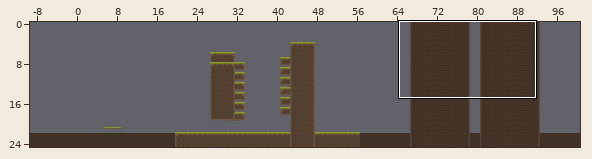
A Tiled map gets an edit: Tiled/Maps/1_Forest/level_1_05.tmx. The first picture is a wide view before the edit; the outline marks the close-up.
Close-up. First the earlier version:
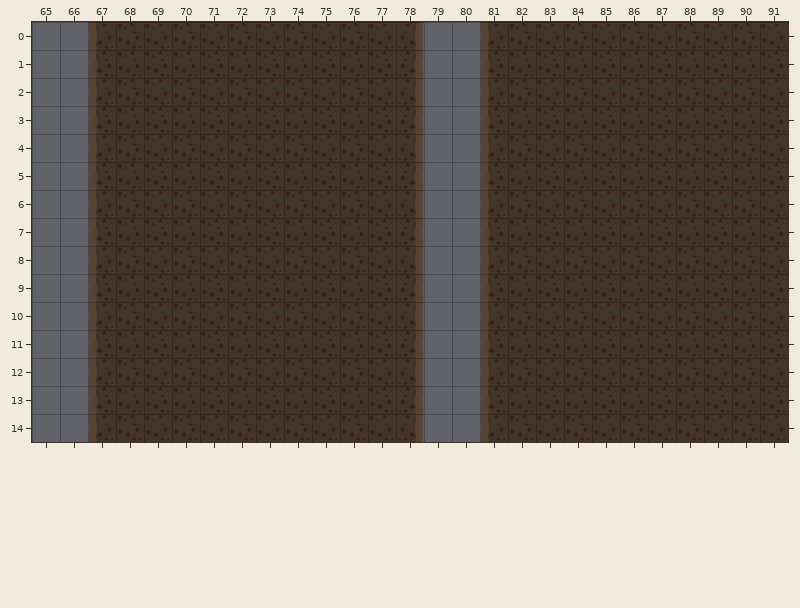
Cells are 128x128 px. Shown: x 65..91, y 0..14. The commit also changed other parts of the map, which this record leaves out. The old version is drawn lined up with the new one.
Once edited:
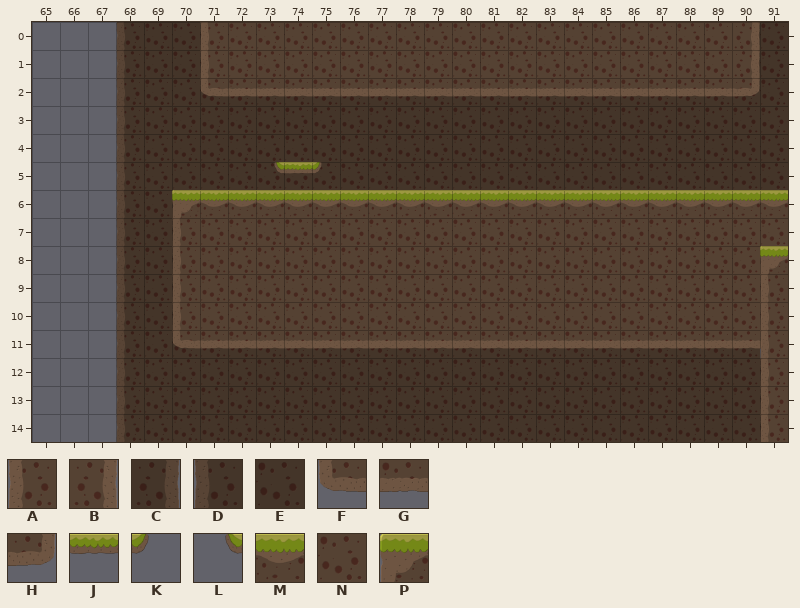
Key: from "forest": A 20 "9_left", B 21 "10_right", C 22 "11_right", D 23 "12_left", E 24 "13_center", F 28 "17_left", G 29 "18_mid", H 30 "19_right", J 31 "20_mid", K 32 "21_right", L 33 "22_left", M 34 "A", N 35 "B", P 36 "C".
_ is an empty cell, # one hidden under a higher layer.
Change:
{"change": "map size 200x25 -> 120x25 cells (old content now starts at -64,0; both pictures use the new coordinates)"}
{"where": "layer \"Decor\""}
{"y":0,"x":67,"old":"DE","new":"_D"}
{"y":0,"x":78,"old":"C","new":"#"}
{"y":0,"x":81,"old":"D","new":"#"}
{"y":1,"x":67,"old":"DE","new":"_D"}
{"y":1,"x":78,"old":"C","new":"#"}
{"y":1,"x":81,"old":"D","new":"#"}
{"y":2,"x":67,"old":"DE","new":"_D"}
{"y":2,"x":78,"old":"C__D","new":"EEEE"}
{"y":3,"x":67,"old":"DE","new":"_D"}
{"y":3,"x":78,"old":"C__D","new":"EEEE"}
{"y":4,"x":67,"old":"DE","new":"_D"}
{"y":4,"x":78,"old":"C__D","new":"EEEE"}
{"y":5,"x":67,"old":"DE","new":"_D"}
{"y":5,"x":78,"old":"C__D","new":"EEEE"}
{"y":6,"x":67,"old":"DE","new":"_D"}
{"y":6,"x":78,"old":"C","new":"#"}
{"y":6,"x":81,"old":"D","new":"#"}
{"y":7,"x":67,"old":"DE","new":"_D"}
{"y":7,"x":78,"old":"C","new":"#"}
{"y":7,"x":81,"old":"D","new":"#"}
{"y":8,"x":67,"old":"DE","new":"_D"}
{"y":8,"x":78,"old":"C","new":"#"}
{"y":8,"x":81,"old":"D","new":"#"}
{"y":8,"x":91,"old":"E","new":"N"}
{"y":9,"x":67,"old":"DE","new":"_D"}
{"y":9,"x":78,"old":"C","new":"#"}
{"y":9,"x":81,"old":"D","new":"#"}
{"y":9,"x":91,"old":"E","new":"N"}
{"y":10,"x":67,"old":"DE","new":"_D"}
{"y":10,"x":78,"old":"C","new":"#"}
{"y":10,"x":81,"old":"D","new":"#"}
{"y":10,"x":91,"old":"E","new":"N"}
{"y":11,"x":67,"old":"DE","new":"_D"}
{"y":11,"x":78,"old":"C__D","new":"EEEE"}
{"y":11,"x":91,"old":"E","new":"G"}
{"y":12,"x":67,"old":"DE","new":"_D"}
{"y":12,"x":78,"old":"C__D","new":"EEEE"}
{"y":13,"x":67,"old":"DE","new":"_D"}
{"y":13,"x":78,"old":"C__D","new":"EEEE"}
{"y":14,"x":67,"old":"DE","new":"_D"}
{"y":14,"x":78,"old":"C__D","new":"EEEE"}
{"where": "layer \"Platform\""}
{"y":0,"x":71,"old":"_","new":"A"}
{"y":0,"x":78,"old":"____","new":"NNNN"}
{"y":0,"x":90,"old":"_","new":"B"}
{"y":1,"x":71,"old":"_","new":"A"}
{"y":1,"x":78,"old":"____","new":"NNNN"}
{"y":1,"x":90,"old":"_","new":"B"}
{"y":2,"x":71,"old":"____________________","new":"FGGGGGGGGGGGGGGGGGGH"}
{"y":5,"x":73,"old":"___","new":"LJK"}
{"y":6,"x":70,"old":"______________________","new":"PMMMMMMMMMMMMMMMMMMMMM"}
{"y":7,"x":70,"old":"_","new":"A"}
{"y":7,"x":78,"old":"____","new":"NNNN"}
{"y":8,"x":70,"old":"_","new":"A"}
{"y":8,"x":78,"old":"____","new":"NNNN"}
{"y":8,"x":91,"old":"_","new":"P"}
{"y":9,"x":70,"old":"_","new":"A"}
{"y":9,"x":78,"old":"____","new":"NNNN"}
{"y":9,"x":91,"old":"_","new":"A"}
{"y":10,"x":70,"old":"_","new":"A"}
{"y":10,"x":78,"old":"____","new":"NNNN"}
{"y":10,"x":91,"old":"_","new":"A"}
{"y":11,"x":70,"old":"______________________","new":"FGGGGGGGGGGGGGGGGGGGGA"}
{"y":12,"x":91,"old":"_","new":"A"}
{"y":13,"x":91,"old":"_","new":"A"}
{"y":14,"x":91,"old":"_","new":"A"}
{"label":"changed","picture_box":[88,22,125,442]}
{"label":"changed","picture_box":[172,22,788,442]}
